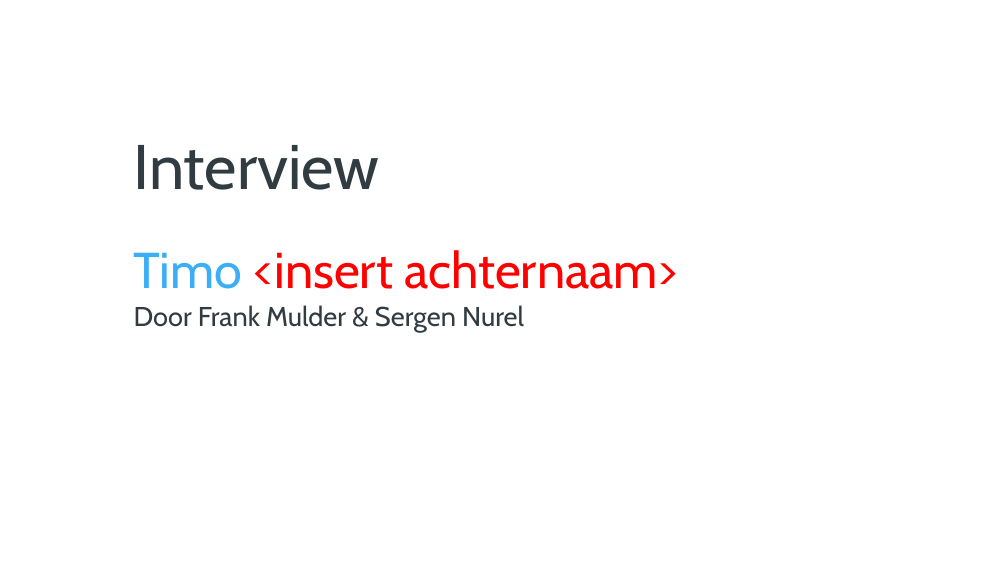
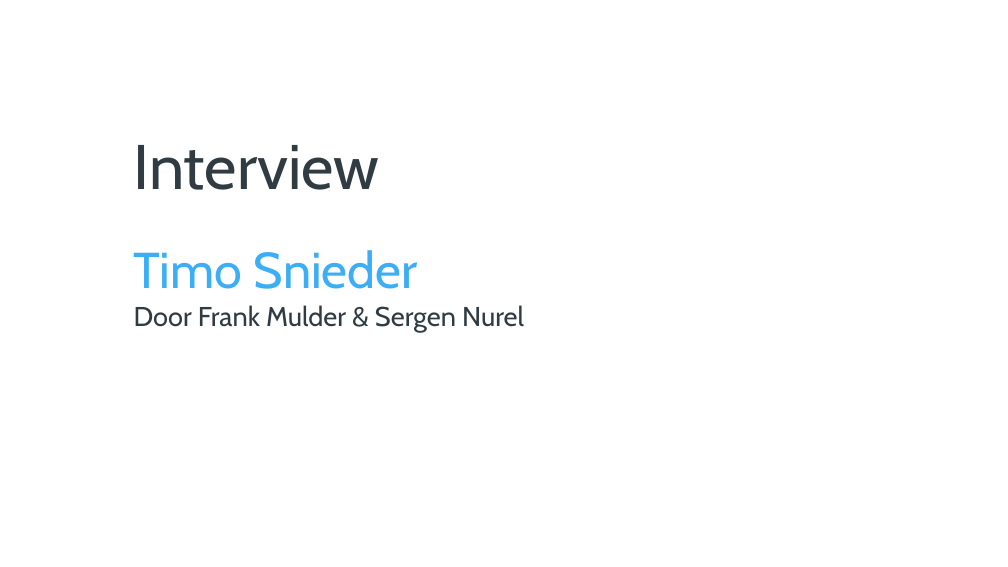
Before and after one commit to SergenN/Alarmklok, a slide deck: slide 1 of Interview.pptx. Drawn at 1008x567 pixels with LibreOffice and Linux fonts; fonts in the diff are those of the drawing; background and template pictures are left out. Boxes give left, top, right and bottom in pixels: in the first picture for what was removed or moved away, otherwise in the second. Text is boxed around its words. In the diff, an @@ line names an element or a change of style, - is before the commit and + after.

```diff
--- a/Interview.pptx
+++ b/Interview.pptx
@@ text at <box>134,250,418,289</box>: text changed; text colour #FF0000 to #3CAEF5 @@
-Timo <insert achternaam>
+Timo Snieder
```
Also in this commit, not shown: 10 other slides changed, 2 other files.
